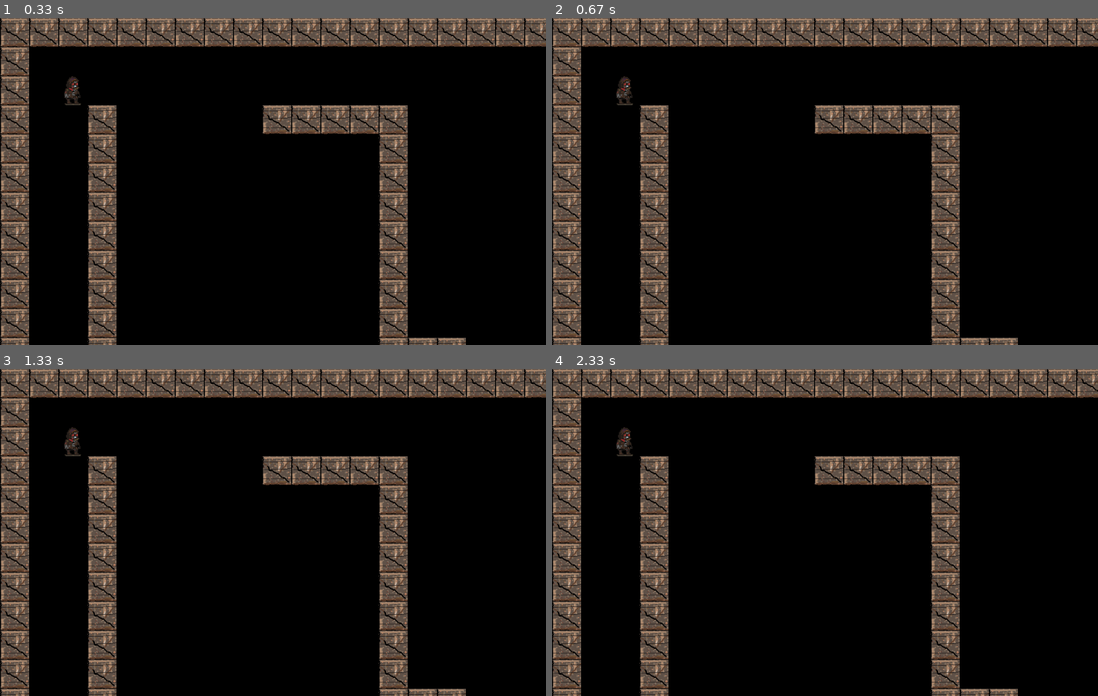
Above: before the commit, frames 1-4 (two rows, left to right).
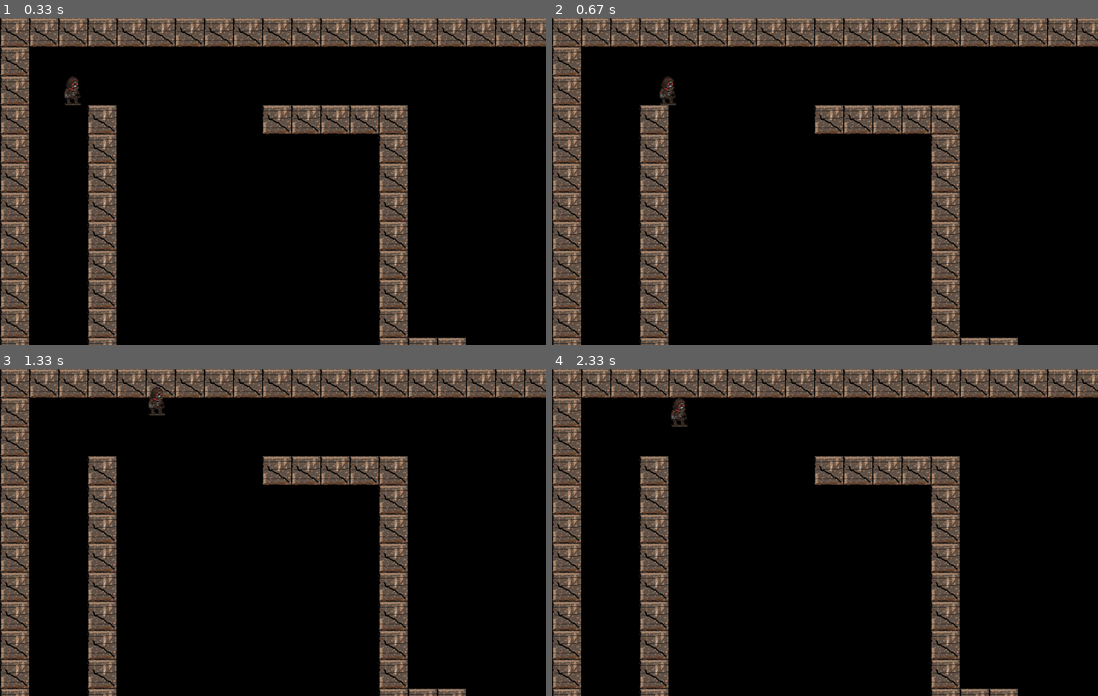
Above: after the commit, the same moments.

Repository: Programer6/Pygame-
Game: pygame game, started from main.py
Two runs of this game, one before a commit and one after it. Both use one fixed random seed, a clock stepped at 60 frames per second and the inputs below.
Inputs:
- Up to frame 1 (0.33 s): no input
- Up to frame 2 (0.67 s): hold Right from 0.33 s (still down)
- Up to frame 3 (1.33 s): release Right at 0.8 s; hold Up 0.83-1.13 s; hold Right from 1.17 s (still down)
- Up to frame 4 (2.33 s): release Right at 1.63 s; hold Left 1.67-2.2 s; hold Down from 2.23 s (still down)

Frame 1 is identical in both runs. In frame 2, 0.4% of the frame differs, in the area x 11-23%, y 17-27%; in frame 3, 0.4%; in frame 4, 0.4%, in the area x 11-25%, y 8-27%.

Commit message:
movement

Diff:
--- a/level.py
+++ b/level.py
@@ -2,6 +2,7 @@
 from settings import *
 from tile import Tile
 from player import Player
+from debug import debug_text
 
 class Level:
     def __init__(self):
@@ -27,3 +28,4 @@
                       [self.visible_sprites])
     def run(self):
         self.visible_sprites.draw(self.display_surface)
+        self.visible_sprites.update()
--- a/player.py
+++ b/player.py
@@ -1,8 +1,35 @@
+from typing import Any
 import pygame
 from settings import *
 
+9
 class Player(pygame.sprite.Sprite):
     def __init__(self, pos, groups):
         super().__init__(groups)
         self.image = pygame.image.load('img/player.png').convert_alpha()
         self.rect = self.image.get_rect(topleft=pos)
+        self.direction = pygame.math.Vector2()
+        self.speed = 5
+
+    def input(self):
+        keys = pygame.key.get_pressed()
+        if keys[pygame.K_LEFT]:
+            self.direction.x = -1
+        elif keys[pygame.K_RIGHT]:
+            self.direction.x = 1
+        else:
+            self.direction.x = 0
+
+        if keys[pygame.K_UP]:
+            self.direction.y = -1
+        elif keys[pygame.K_DOWN]:
+            self.direction.y = 1
+        else:
+            self.direction.y = 0
+
+    def move(self):
+       self.rect.center += self.direction * self.speed
+
+    def update(self):
+        self.input()
+        self.move()
